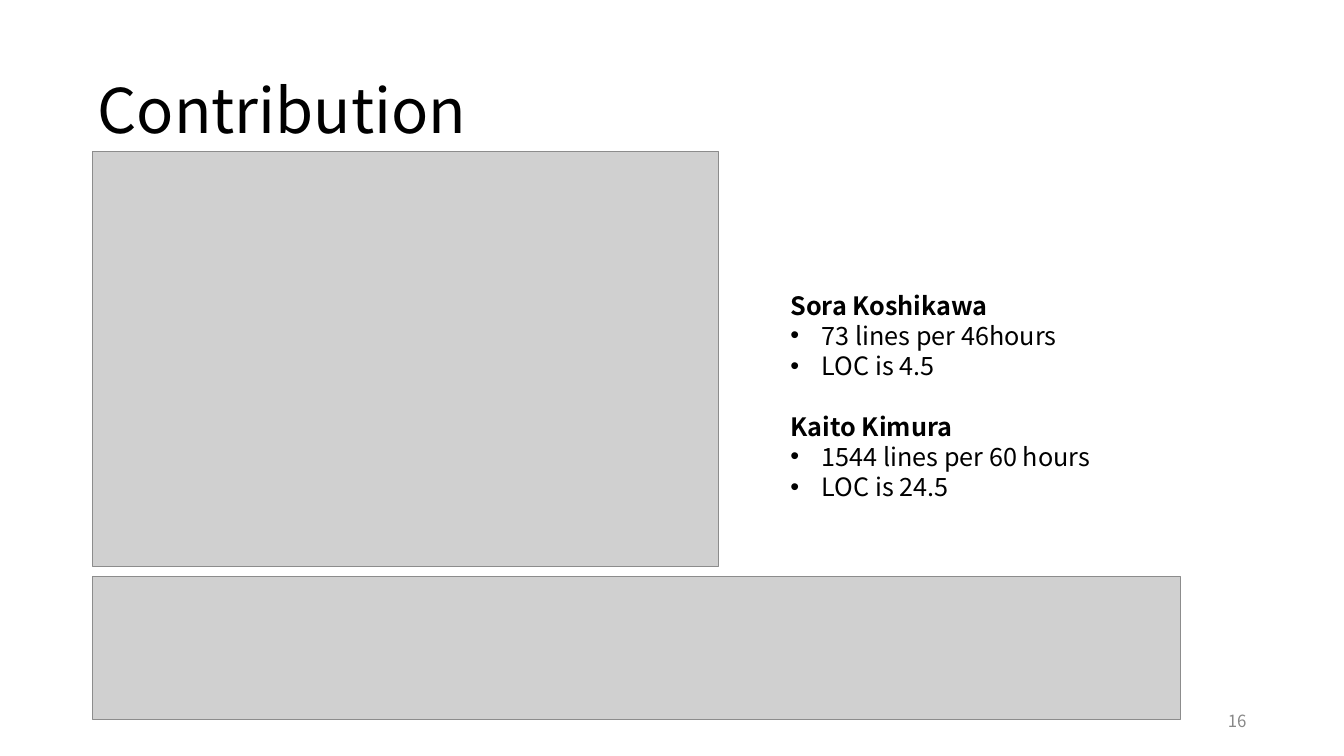
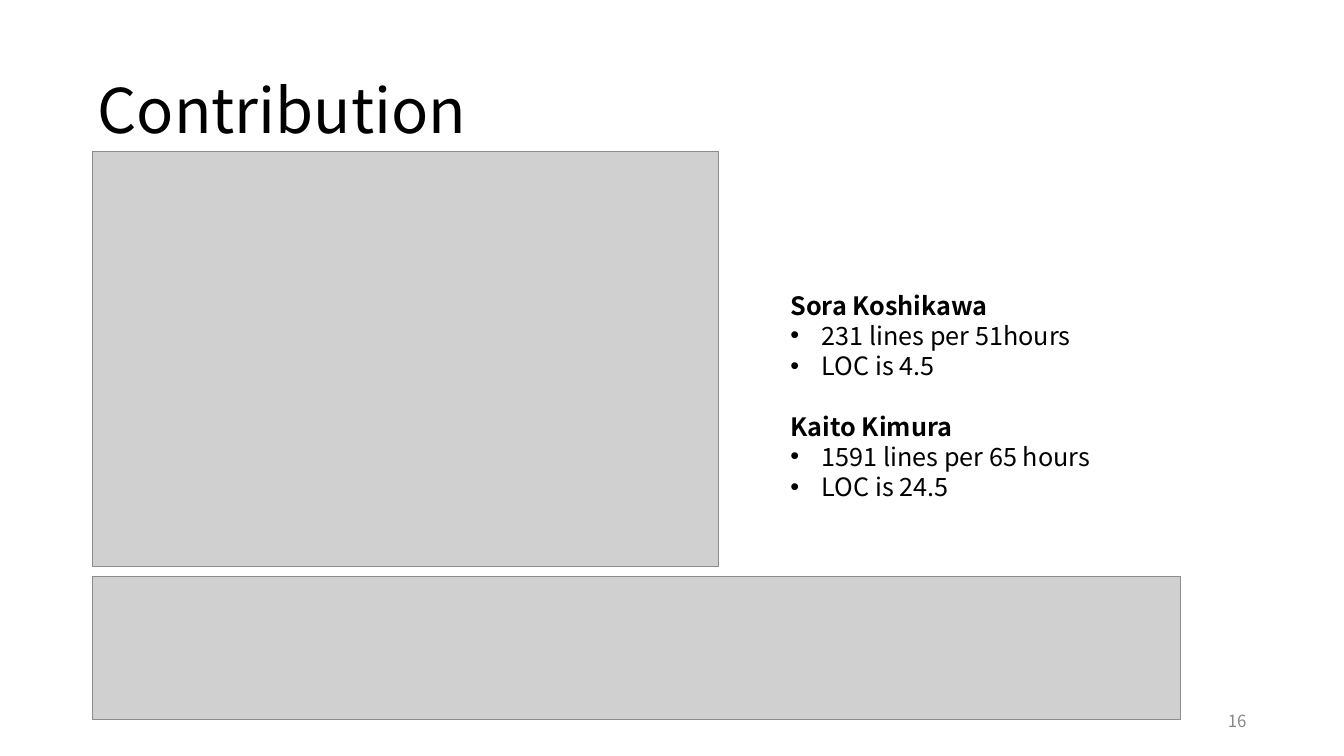
Before and after one commit to ie03-aizu-2019/ie03project-skys, a slide deck: slide 16 of Reports/final2.pptx. Drawn at 1344x756 pixels with LibreOffice and Linux fonts; fonts in the diff are those of the drawing; grey boxes stand for pictures. Boxes give left, top, right and bottom in pixels: in the first picture for what was removed or moved away, otherwise in the second. Text is boxed around its words. In the diff, an @@ line names an element or a change of style, - is before the commit and + after.

```diff
--- a/Reports/final2.pptx
+++ b/Reports/final2.pptx
@@ text at (822, 325, 1070, 351): text changed @@
-• 73 lines per 46hours
+• 231 lines per 51hours
@@ text at (822, 446, 1090, 472): text changed @@
-• 1544 lines per 60 hours
+• 1591 lines per 65 hours
```
Also in this commit, not shown: 6 other slides changed, 1 other file.
